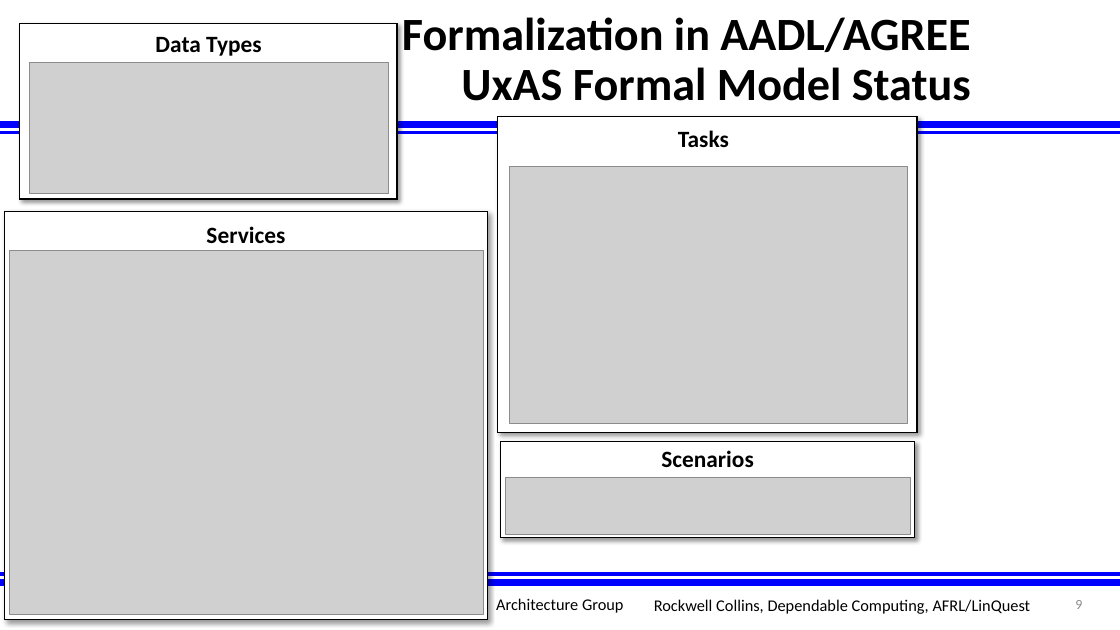
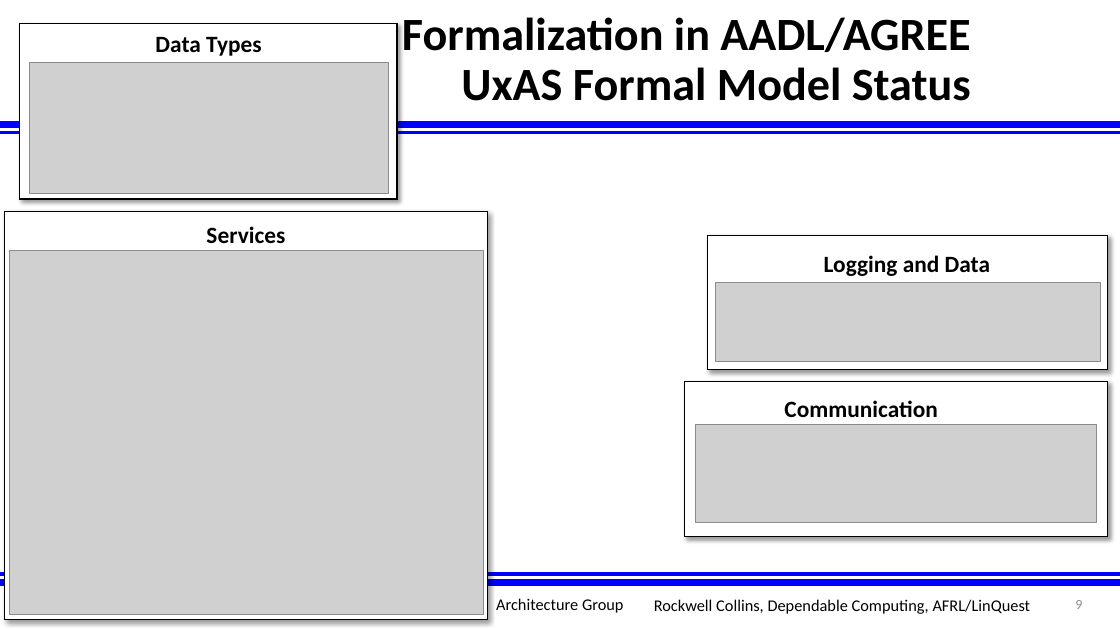
Before and after one commit to afrl-rq/OpenUxAS-SoI, a slide deck: slide 9 of presentations/S5_SoI_Architecture_Group.pptx. Drawn at 1120x630 pixels with LibreOffice and Linux fonts; fonts in the diff are those of the drawing; grey boxes stand for pictures; background and template pictures are left out. Boxes give left, top, right and bottom in pixels: in the first picture for what was removed or moved away, otherwise in the second. Text is boxed around its words. In the diff, an @@ line names an element or a change of style, - is before the commit and + after.

```diff
--- a/presentations/S5_SoI_Architecture_Group.pptx
+++ b/presentations/S5_SoI_Architecture_Group.pptx
@@ text removed at (x1=678, y1=130, x2=729, y2=147) @@
-Tasks
@@ picture removed at (x1=510, y1=166, x2=908, y2=423) @@
@@ rectangle resized from (x1=497, y1=117, x2=918, y2=433) to (x1=707, y1=236, x2=1107, y2=370) @@
@@ text added at (x1=824, y1=255, x2=990, y2=283), 20 pt, text #000000, bold @@
+Logging and Data Services
@@ picture added at (x1=715, y1=283, x2=1100, y2=362) @@
@@ rectangle resized from (x1=501, y1=442, x2=916, y2=538) to (x1=685, y1=381, x2=1108, y2=537) @@
@@ text added at (x1=784, y1=400, x2=937, y2=451), 20 pt, text #000000, bold @@
+Communication Services
@@ picture added at (x1=696, y1=424, x2=1097, y2=523) @@
@@ picture removed at (x1=506, y1=478, x2=912, y2=534) @@
@@ text removed at (x1=661, y1=450, x2=754, y2=467) @@
-Scenarios
```
Also in this commit, not shown: 4 other slides changed.
